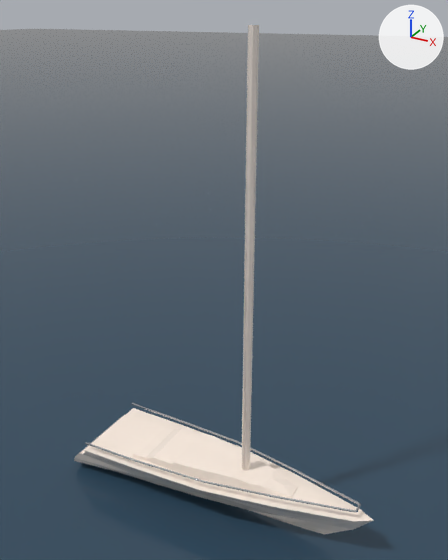
An edit to the Blender file assets/blender/Sailboat.blend, drawn before and after from the same camera.
Before and after are seen from a 50 mm camera at (2.63, -4.63, 4.54) aimed at (0.25, -0.3, 2.38). Lighting does not change. The marker at upper right points along +X, +Y and +Z.

In view in the first picture: 'Cylinder', 'Plane.002-noimp', 'Sailboat_hull', 'Sailboat_mast', 'Sailboat_roof'.
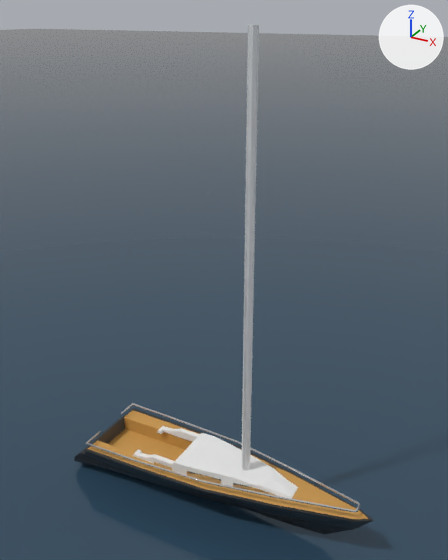
Location of each change, (x1, y1, x2, y2) in pixels of the pictures (448 x 560 px):
'Sailboat_hull', recoloured, reshaped
    both: (74, 408, 374, 534)
'Sailboat_roof', recoloured, reshaped
    before: (132, 426, 298, 499)
    after: (132, 426, 299, 499)
'Sailboat_mast', recoloured
    both: (241, 25, 259, 470)
part 1 of me_plane_001, built on
    both: (85, 408, 374, 521)
part 2 of me_plane_002, built on
    both: (132, 426, 292, 499)
part 3 of me_plane_002, recoloured
    both: (174, 433, 298, 498)
part 4 of me_cylinder_002, built on
    both: (85, 403, 175, 460)

Patch to the scene script:
```diff
--- a/assets/blender/Sailboat.blend.py
+++ b/assets/blender/Sailboat.blend.py
@@ mat_hull @@
 mat_hull = principled_material('Hull')
-mat_hull.base_color = (1.0, 0.871, 0.768)  # white #fff0e3
+mat_hull.base_color = (0.0172, 0.0155, 0.0141)  # black #232120
 mat_hull.roughness = 0.2
@@ me_plane_001 @@
 # used by ob_sailboat_hull; location = (-0.081, -0.4, -0.006); rotation_euler = (1.571, 0.0, 0.0), in degrees (90, 0, 0)
-me_plane_001.from_pydata(...)  # 62 vertices, 57 faces; spans x -1.28..1.87, y 0.0..0.47, z 0.0..0.42
+me_plane_001.from_pydata(...)  # 81 vertices, 76 faces; spans x -1.28..1.87, y 0.0..0.47, z 0.0..0.42
+# me_plane_001 part 1
+# 2 faces are deleted
+# 19 vertices are added at x -1.02..1.82, y 0.25..0.47, z 0.0..0.38
+# 15 new faces join them, mat_hull (black #242120)
+# 6 new faces join them, mat_wood (orange #c7964d)
 me_plane_001.materials.append(mat_hull)
+me_plane_001.materials.append(mat_wood)  # orange #c7964d
@@ me_cylinder @@
 me_cylinder.from_pydata(...)  # 16 vertices, 11 faces; spans x 0.5..0.57, y -0.44..-0.36, z 0.53..4.44
-me_cylinder.materials.append(mat_hull)  # white #fff0e3
+me_cylinder.materials.append(mat_whitehull)  # white #e7e7e7
@@ me_plane_002 @@
 # used by ob_sailboat_roof; location = (0.282, -0.4, 0.536); rotation_euler = (1.571, 0.0, 0.0), in degrees (90, 0, 0)
-me_plane_002.from_pydata(...)  # 50 vertices, 34 faces; spans x -0.9..0.79, y -0.14..0.0, z 0.0..0.26
+me_plane_002.from_pydata(...)  # 83 vertices, 63 faces; spans x -0.9..0.79, y -0.15..0.0, z 0.0..0.26
+# me_plane_002 part 2
+# 8 vertices are removed from x -0.88..-0.41, y -0.14..-0.04, z 0.0
+# 22 faces are deleted
+# 4 vertices move from x -0.9..0.48, y -0.14..-0.11, z 0.0..0.17 to x -0.9..0.48, y -0.15..-0.11, z 0.15..0.25
+# 35 vertices are added at x -0.9..0.67, y -0.15..0.0, z 0.0..0.26
+# 6 new vertices lie (0.0, 0.0, -0.05) away from vertices in x -0.9..-0.41, y -0.14..-0.04, z 0.26
+# 7 new faces join them, mat_chrome (white #e7e7e7)
+# 44 new faces join them, mat_whitehull (white #e7e7e7)
+# me_plane_002 part 3: 12 faces spanning x -0.39..0.79, y -0.13..0.0, z 0.0..0.26 switch from mat_hull (white #fff0e3) to mat_whitehull (white #e7e7e7)
+me_plane_002.materials.append(mat_chrome)  # white #e7e7e7
@@ me_cylinder_002 @@
 me_cylinder_002.from_pydata(...)  # 25 vertices, 22 faces; spans x -0.01..0.09, y -0.41..0.0, z -0.02..2.73
 # used by ob_cylinder; location = (1.633, -0.4, 0.462); rotation_euler = (0.0, 11.0, 0.0), in degrees (0, 270, 0)
 # verts and faces of me_cylinder_002; kept vertices keep their numbers, new ones are numbered from 25
+# me_cylinder_002 part 4
+delete_faces([(1, 7, 5, 3)])
+verts[1] = (0.01, -0.38, 2.71)  # moved, pixel (88, 442)
+verts[3] = (0.02, -0.39, 2.72)  # moved, pixel (86, 442)
+verts[7] = (-0.01, -0.39, 2.72)  # moved, pixel (86, 444)
+verts[25] = (0.02, -0.18, 2.72)  # pixel (99, 430)
+verts[26] = (0.01, -0.18, 2.71)  # pixel (100, 432)
+verts[27] = (0.01, -0.18, 2.73)  # pixel (99, 431)
+verts[28] = (-0.01, -0.18, 2.72)  # pixel (99, 433)
+faces += [(1, 26, 25, 3), (25, 26, 28, 27), (5, 27, 28, 7), (1, 7, 28, 26), (3, 25, 27, 5)]
 me_cylinder_002.materials.append(mat_chrome)
```
